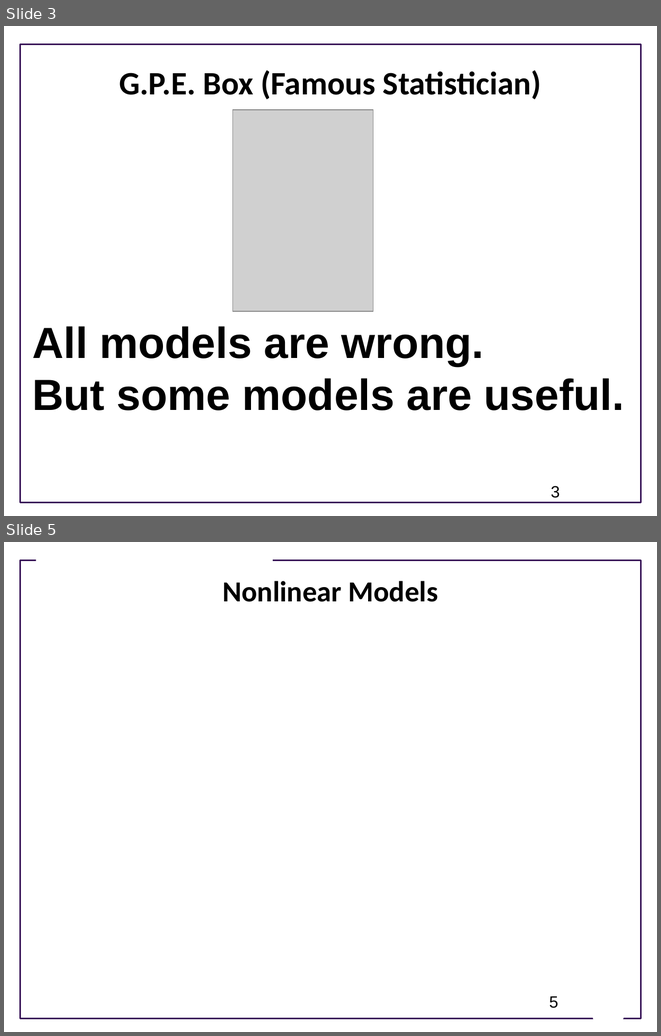
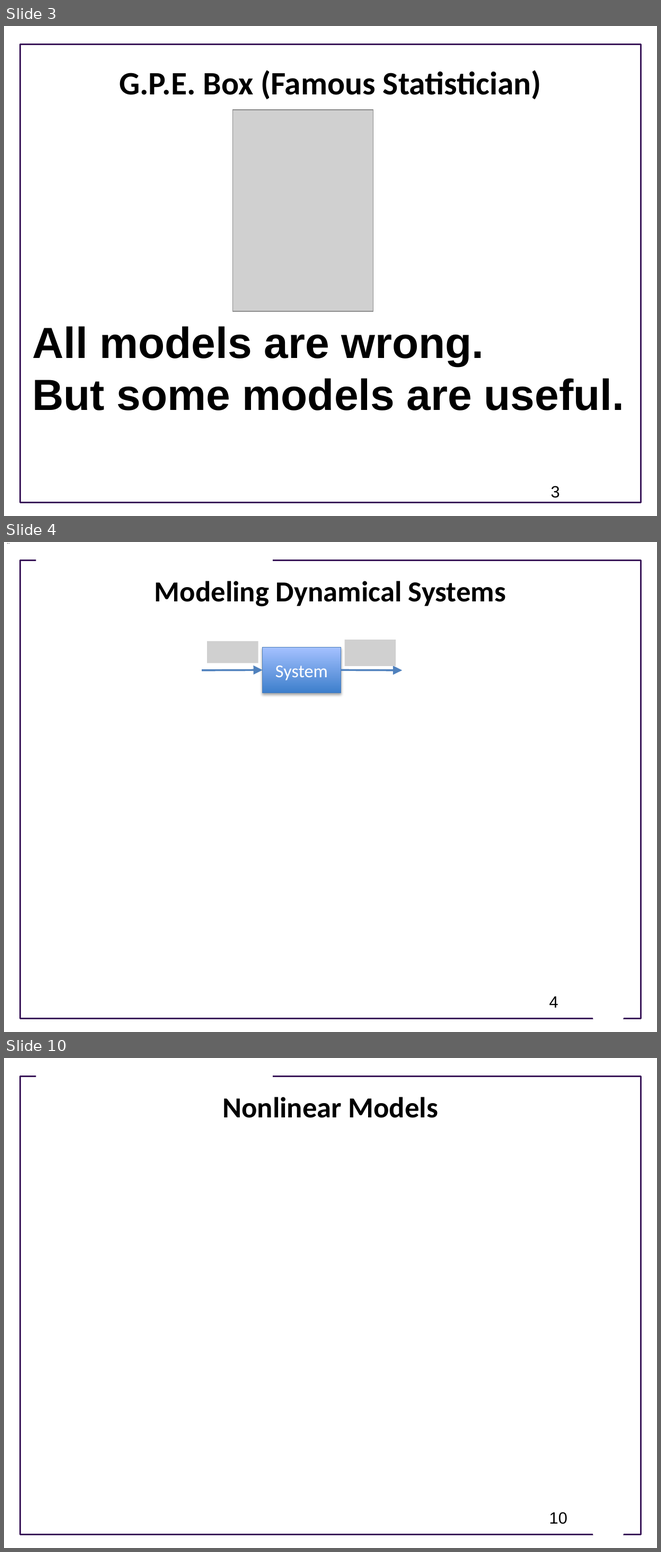
Before and after one commit to joseph-hellerstein/advanced-controls-lectures, a slide deck: classes/winter_2023/lectures/lecture_09-dynamical_systems/dynamical_systems_overview.pptx. Shown one above the other, each under a label of ours: slides 3 and 5 before the commit, slides 3, 4 and 10 after it; the slides between them are not shown. The pictures are 661x1036 and 661x1552 pixels, drawn with LibreOffice and Linux fonts; fonts in the diff are those of the drawing; grey boxes stand for pictures; background and template pictures are left out. Boxes give left, top, right and bottom in pixels: in the first picture for what was removed or moved away, otherwise in the second. Text is boxed around its words. In the diff, an @@ line names an element or a change of style, - is before the commit and + after.

```diff
--- a/classes/winter_2023/lectures/lecture_09-dynamical_systems/dynamical_systems_overview.pptx
+++ b/classes/winter_2023/lectures/lecture_09-dynamical_systems/dynamical_systems_overview.pptx
@@ slide 4 added at box(4, 542, 657, 1032), background #FFFFFF; not listed: 3 template elements that a slide beside it also shows @@
@@ title added at box(155, 581, 506, 607), 32 pt, text #000000, bold @@
+Modeling Dynamical Systems
@@ group added at box(202, 640, 403, 692): 2 arrows, 2 pictures, 1 rectangle @@
+System
@@ page number added at box(549, 996, 558, 1007), 18 pt, text #000000 @@
+4
@@ what was slide 5 is now slide 10 @@
@@ page number at box(549, 1512, 567, 1524): text changed @@
-5
+10
```
Also in this commit, not shown: 3 slides changed, 4 other slides added, 4 other files.
